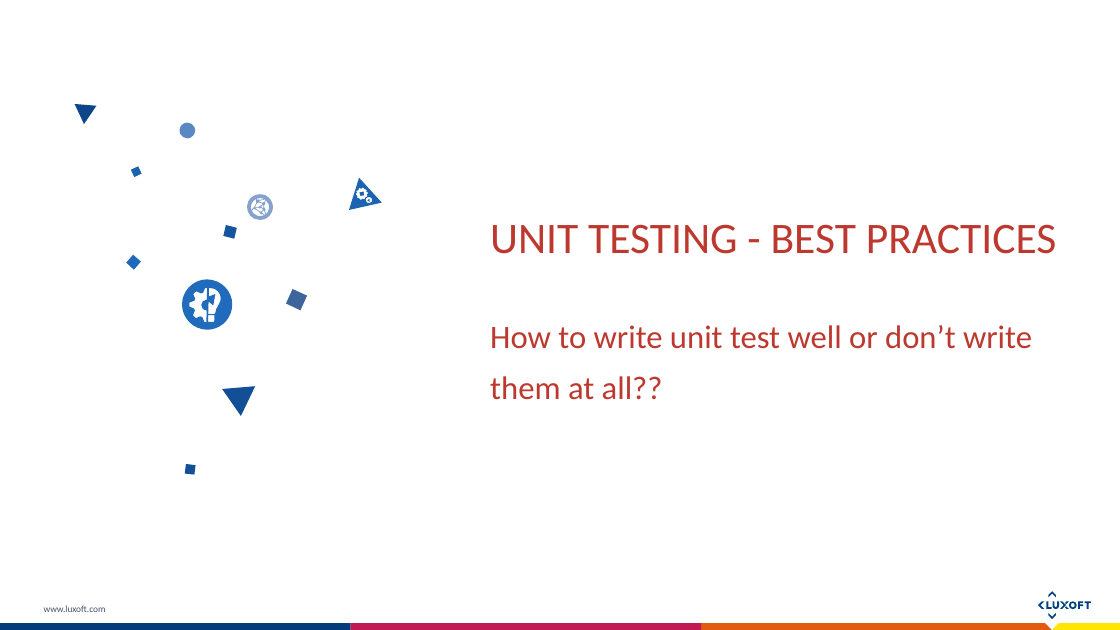
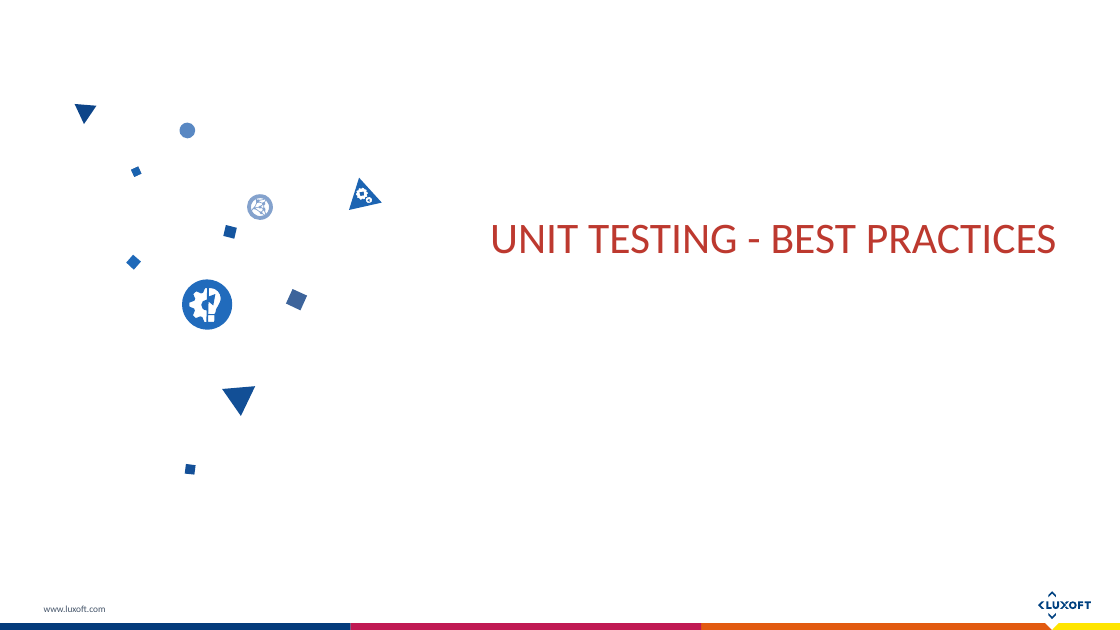
Before and after one commit to exiton3/Unit-tests-Best-Practices-Samples, a slide deck: slide 1 of Docs/Unit testing Bests practices.pptx. Drawn at 1120x630 pixels with LibreOffice and Linux fonts; fonts in the diff are those of the drawing. Boxes give left, top, right and bottom in pixels: in the first picture for what was removed or moved away, otherwise in the second. Text is boxed around its words. In the diff, an @@ line names an element or a change of style, - is before the commit and + after.

```diff
--- a/Docs/Unit testing Bests practices.pptx
+++ b/Docs/Unit testing Bests practices.pptx
@@ text removed at <box>490,325,1032,400</box> @@
-How to write unit test well or don’t write them at all??
```
Also in this commit, not shown: 6 slides added, 6 other files.
